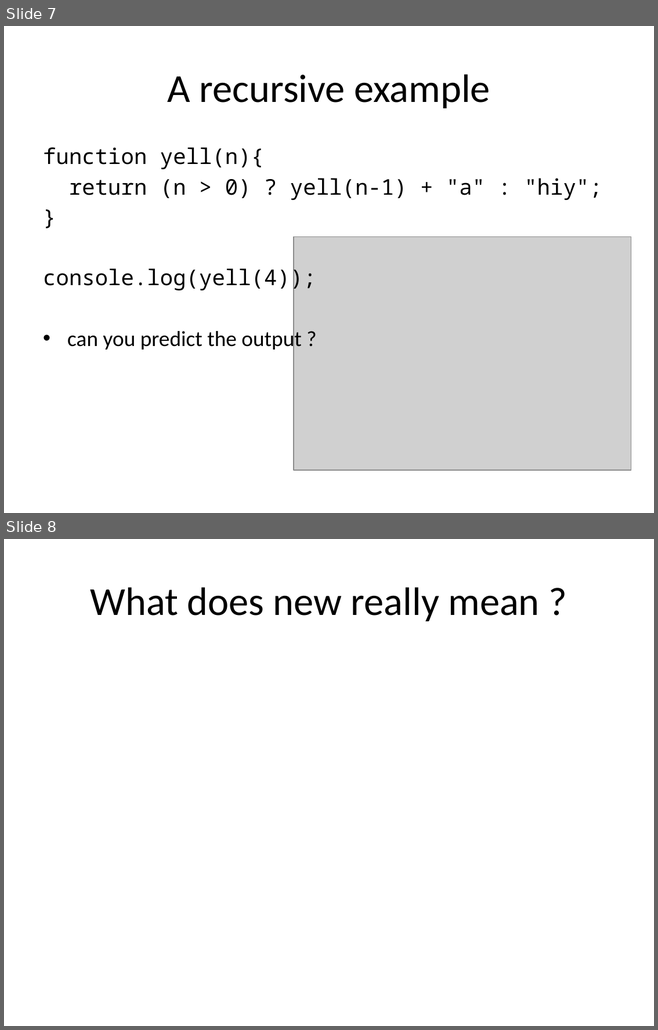
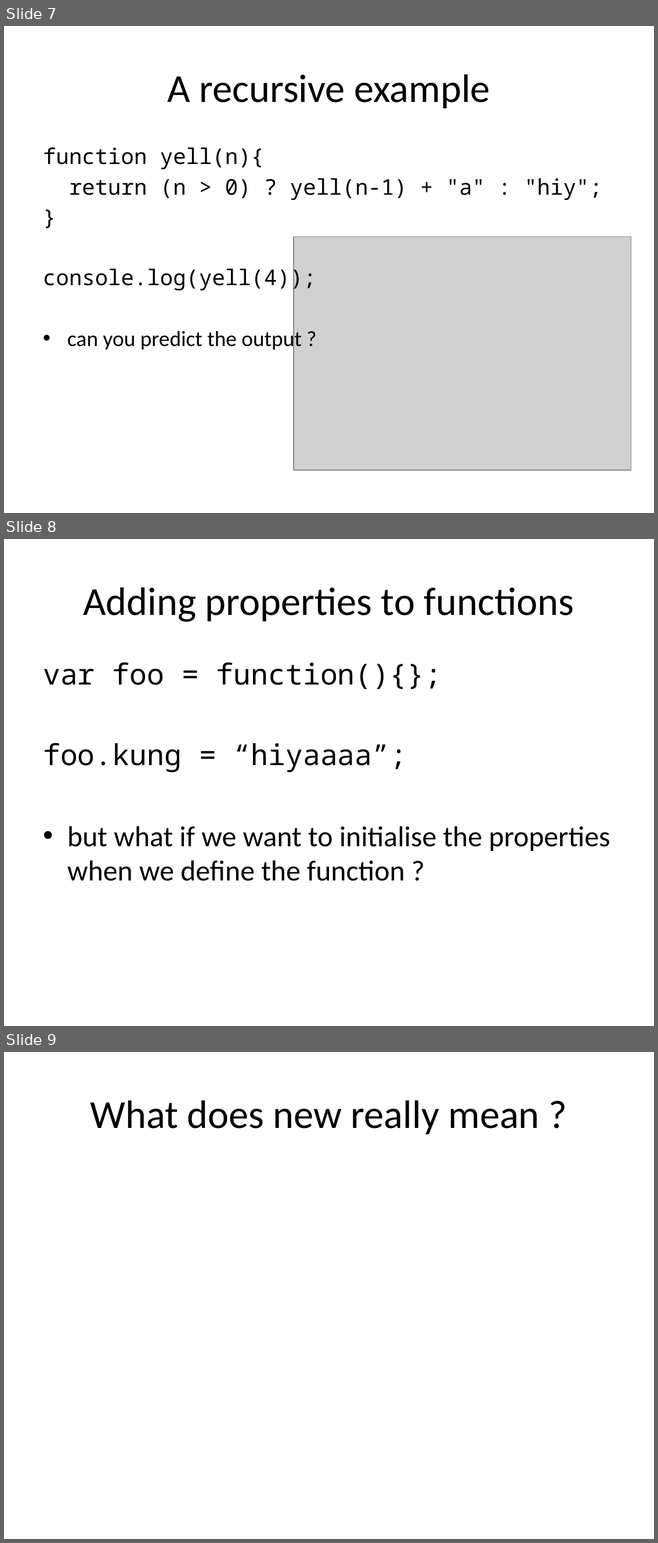
Before and after one commit to kimon-satan/SAEjavaScript, a slide deck: week8/slides/week8.pptx. Shown one above the other, each under a label of ours: slides 7 and 8 before the commit, slides 7, 8 and 9 after it. The pictures are 658x1030 and 658x1543 pixels, drawn with LibreOffice and Linux fonts; fonts in the diff are those of the drawing; grey boxes stand for pictures. Boxes give left, top, right and bottom in pixels: in the first picture for what was removed or moved away, otherwise in the second. Text is boxed around its words. In the diff, an @@ line names an element or a change of style, - is before the commit and + after.

Commit message:
function properties

```diff
--- a/week8/slides/week8.pptx
+++ b/week8/slides/week8.pptx
@@ slide 8 added at (4, 539, 654, 1026), background #FFFFFF @@
@@ title added at (83, 587, 574, 622), 44 pt, text #000000 @@
+Adding properties to functions
@@ text added at (43, 663, 610, 881), 32 pt, text #000000 @@
+var foo = function(){};
+foo.kung = “hiyaaaa”;
+• but what if we want to initialise the properties when we define the function ?
@@ what was slide 8 is now slide 9 @@
```
Also in this commit, not shown: 1 slide changed.
